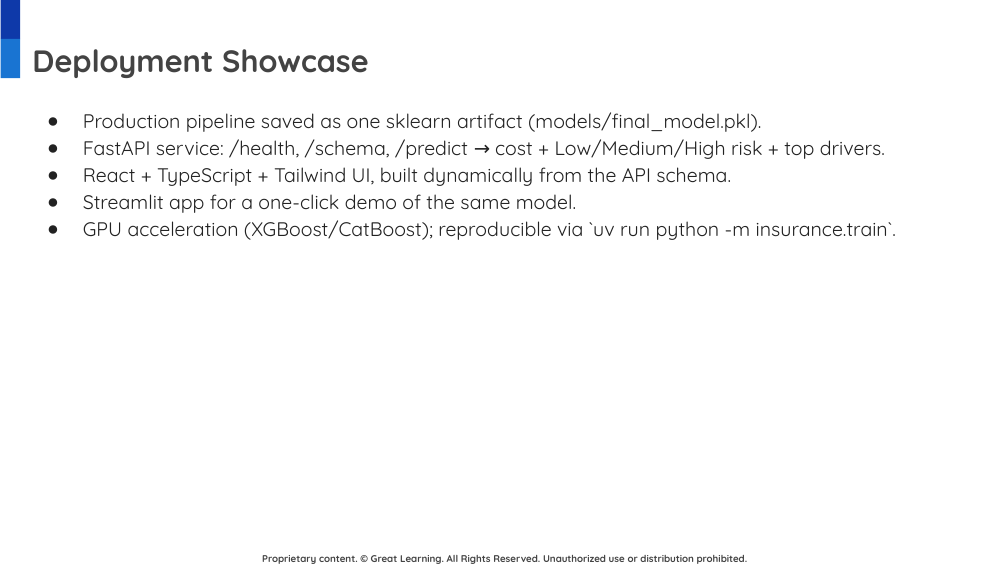
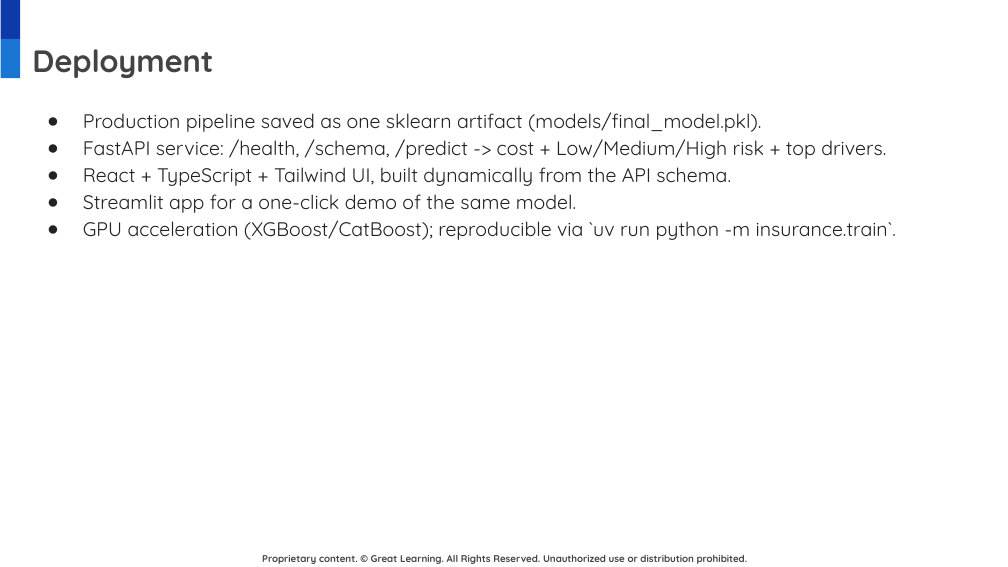
Before and after one commit to gunjan075/gl-capstone, a slide deck: slide 15 of Insurance_Price_Prediction_Final_Presentation.pptx. Drawn at 1008x567 pixels with LibreOffice and Linux fonts; fonts in the diff are those of the drawing; background and template pictures are left out. Boxes give left, top, right and bottom in pixels: in the first picture for what was removed or moved away, otherwise in the second. Text is boxed around its words. In the diff, an @@ line names an element or a change of style, - is before the commit and + after.

```diff
--- a/Insurance_Price_Prediction_Final_Presentation.pptx
+++ b/Insurance_Price_Prediction_Final_Presentation.pptx
@@ title at (32,49,213,78): text changed @@
-Deployment Showcase
+Deployment
@@ text at (83,139,886,159): text changed @@
-● FastAPI service: /health, /schema, /predict → cost + Low/Medium/High risk + top drivers.
+● FastAPI service: /health, /schema, /predict -> cost + Low/Medium/High risk + top drivers.
```
Also in this commit, not shown: 15 other slides changed, 22 other files.
